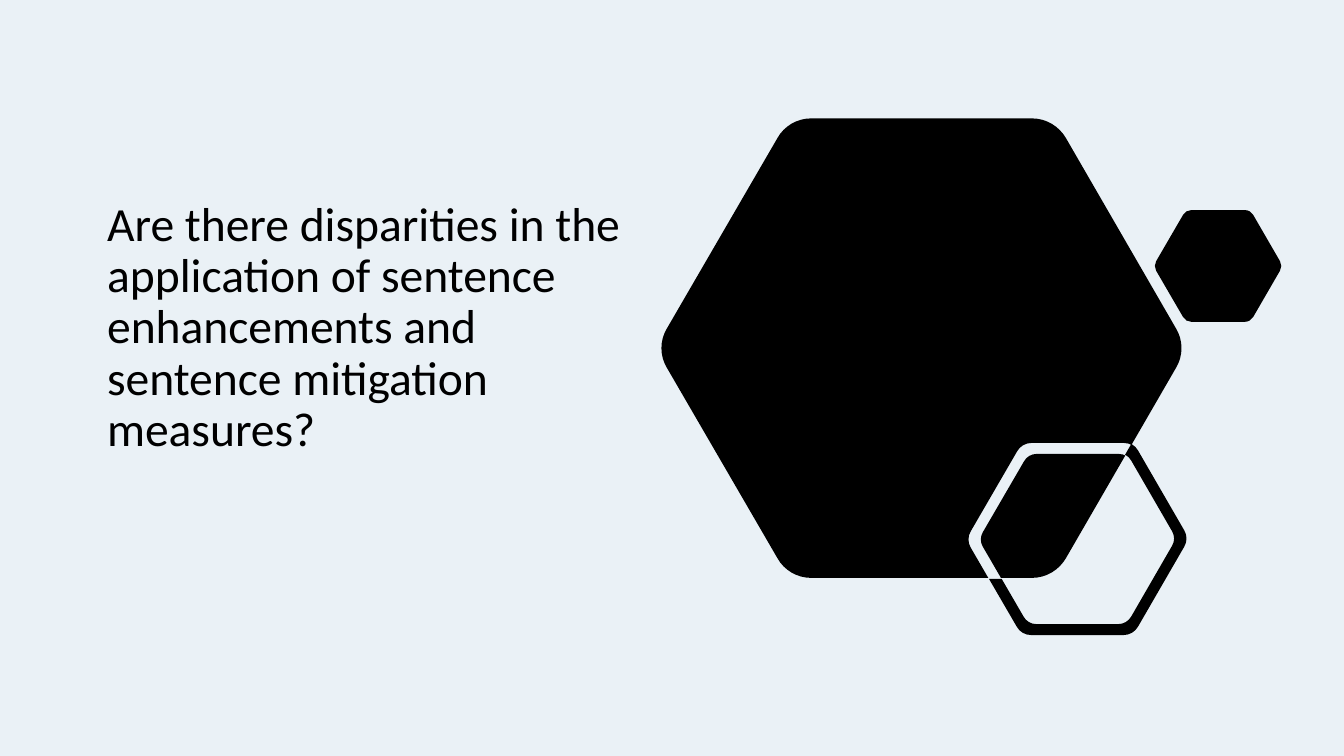
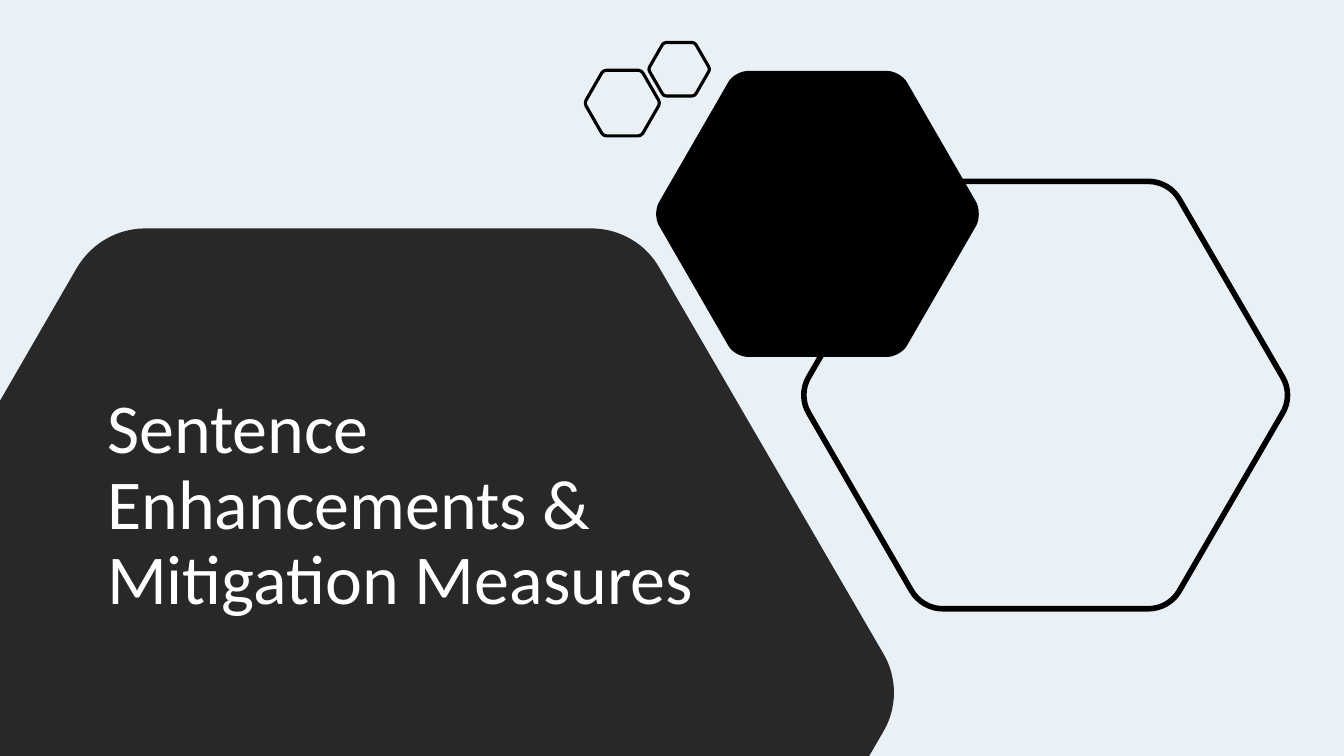
Before and after one commit to jenwhitson/sentencing_project, a slide deck: slide 10 of Presentation.pptx. Drawn at 1344x756 pixels with LibreOffice and Linux fonts; fonts in the diff are those of the drawing. Boxes give left, top, right and bottom in pixels: in the first picture for what was removed or moved away, otherwise in the second. Text is boxed around its words. In the diff, an @@ line names an element or a change of style, - is before the commit and + after.

Commit message:
updated titles for presentation

```diff
--- a/Presentation.pptx
+++ b/Presentation.pptx
@@ freeform shape added at box(649, 42, 710, 96), outline #000000 2.25 pt @@
@@ freeform shape added at box(585, 71, 659, 136), outline #000000 2.25 pt @@
@@ freeform shape added at box(656, 71, 979, 357), fill #000000 @@
@@ title removed at box(107, 208, 620, 447) @@
-Are there disparities in the application of sentence enhancements and sentence mitigation measures?
@@ freeform shape: place and size @@
-freeform shape at box(661, 118, 1281, 635)
+freeform shape at box(803, 181, 1290, 609)
@@ freeform shape at box(803, 181, 1290, 609): fill #000000 to none; outline none to #000000 4 pt @@
@@ freeform shape added at box(0, 229, 894, 756), fill #262626 @@
@@ title added at box(107, 407, 693, 616), 50 pt, text #FFFFFF @@
+Sentence Enhancements & Mitigation Measures
```
Also in this commit, not shown: 6 other slides changed, 3 slides added, 2 slides removed.
